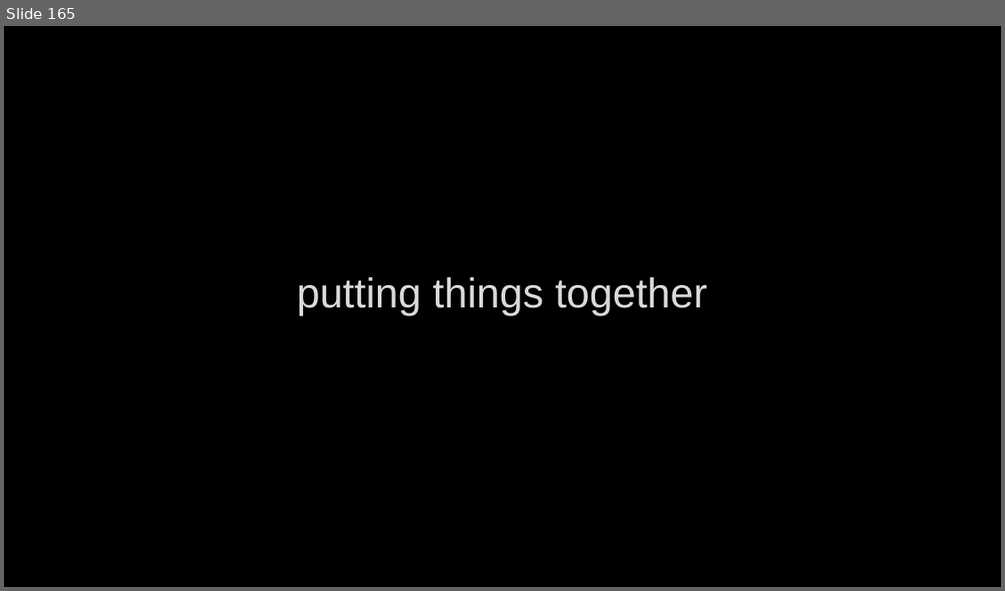
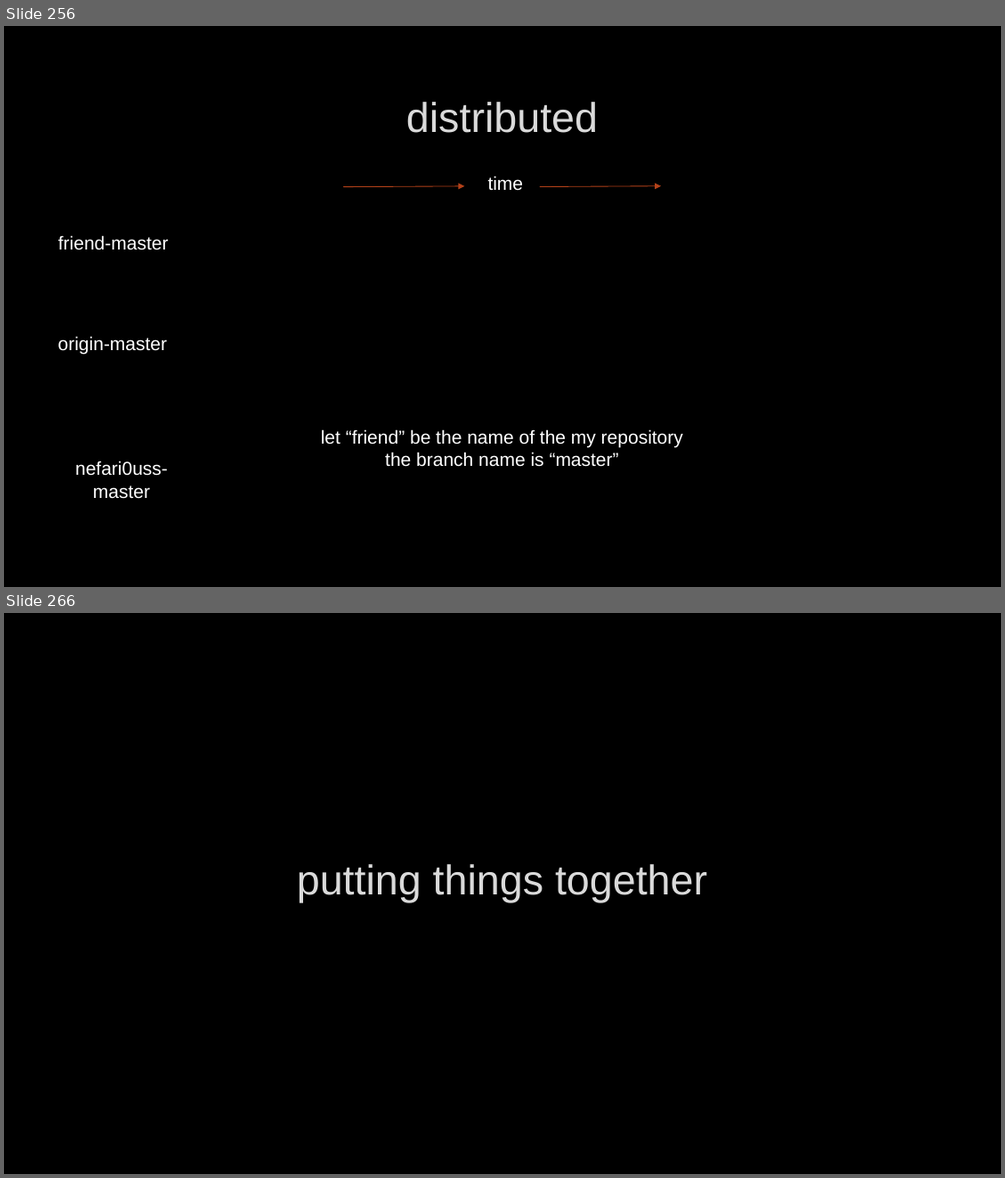
Before and after one commit to mcgurgu/presentations, a slide deck: git/Git.pptx. Shown one above the other, each under a label of ours: slide 165 before the commit, slides 256 and 266 after it; the slides between them are not shown. The pictures are 1005x591 and 1005x1178 pixels, drawn with LibreOffice and Linux fonts; fonts in the diff are those of the drawing; background and template pictures are left out. Boxes give left, top, right and bottom in pixels: in the first picture for what was removed or moved away, otherwise in the second. Text is boxed around its words. In the diff, an @@ line names an element or a change of style, - is before the commit and + after.

Commit message:
added diagrams for merging and centralized. working on distributed.

```diff
--- a/git/Git.pptx
+++ b/git/Git.pptx
@@ slide 256 added at box(4, 26, 1001, 587), background picture (left out) @@
@@ title added at box(406, 102, 598, 133), 40 pt, text #DADADA @@
+distributed
@@ text added at box(488, 176, 524, 191), 18 pt, text #FFFFFF @@
+time
@@ arrow added from (343, 187) to (465, 186), #B4421A 0.75 pt @@
@@ arrow added from (540, 187) to (662, 186), #B4421A 0.75 pt @@
@@ text added at box(58, 235, 169, 250), 18 pt, text #FFFFFF @@
+friend-master
@@ text added at box(58, 336, 167, 354), 18 pt, text #FFFFFF @@
+origin-master
@@ text added at box(321, 429, 683, 467), 18 pt, text #FFFFFF @@
+let “friend” be the name of the my repository
+the branch name is “master”
@@ text added at box(75, 460, 168, 499), 18 pt, text #FFFFFF @@
+nefari0uss-master
@@ what was slide 165 is now slide 266 @@
```
Also in this commit, not shown: 18 slides changed, 109 other slides added, 1 slide removed.
